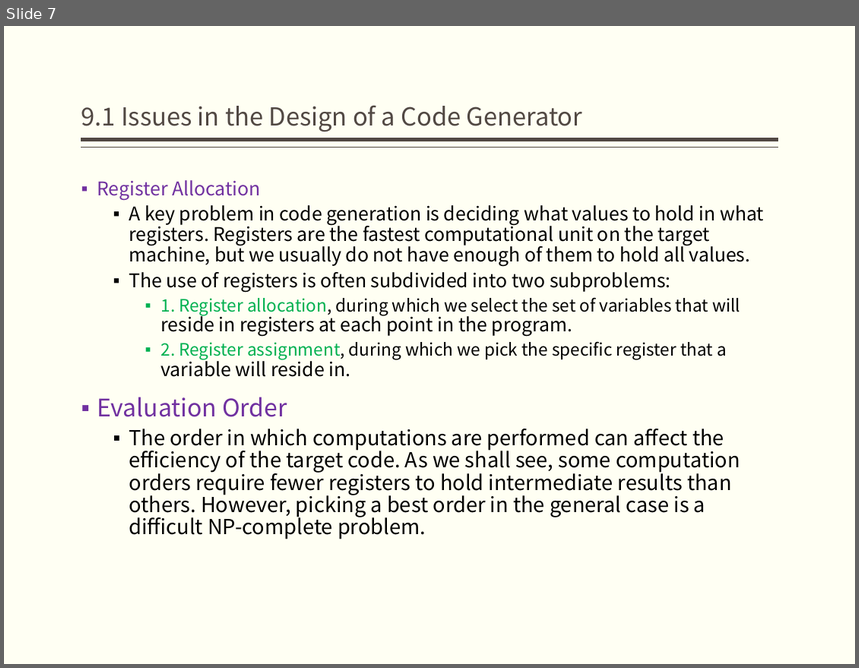
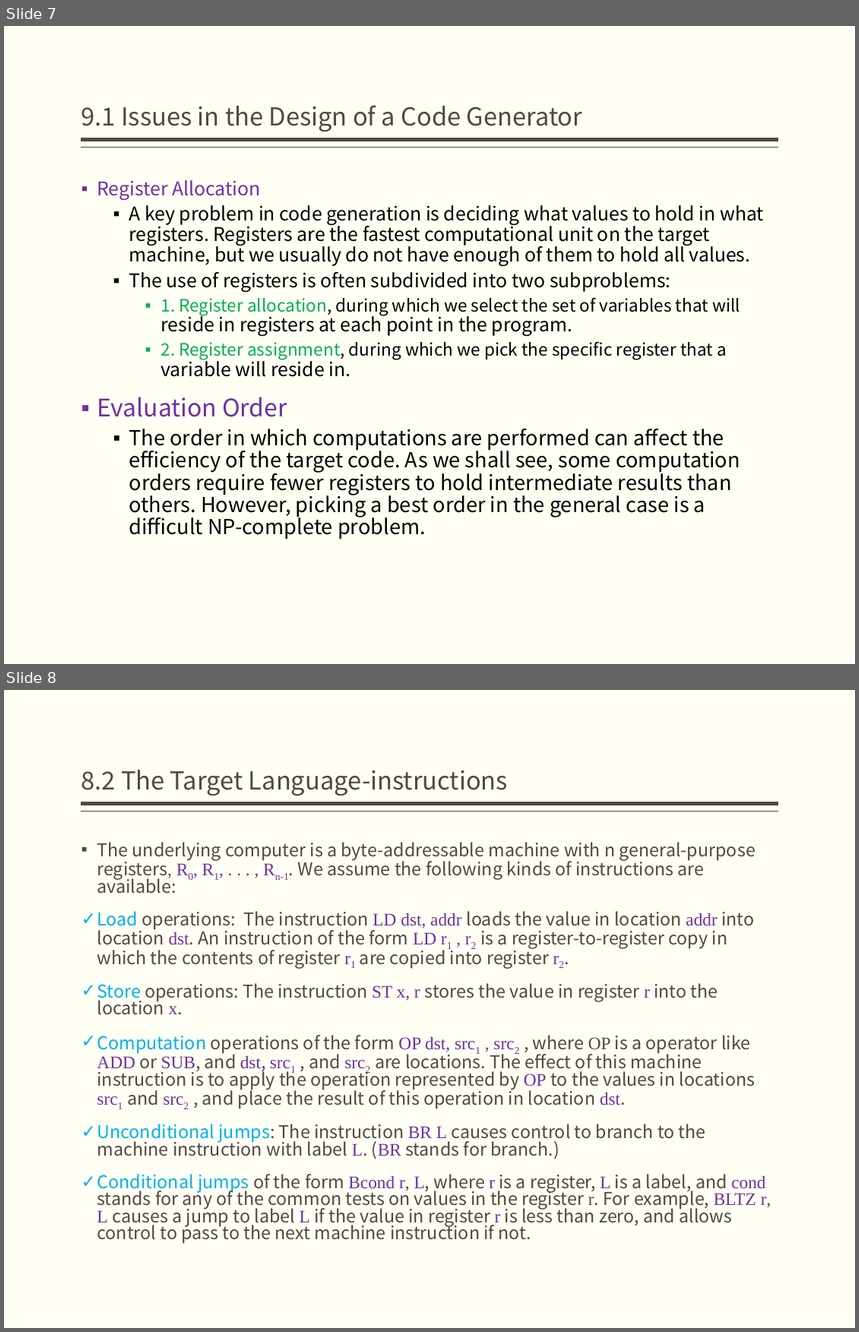
Before and after one commit to jz81/jz81.github.io, a slide deck: course/compiler/lecture/(Spring2020)Lecture9.pptx. Shown one above the other, each under a label of ours: slide 7 before the commit, slides 7 and 8 after it. The pictures are 859x668 and 859x1332 pixels, drawn with LibreOffice and Linux fonts; fonts in the diff are those of the drawing. Boxes give left, top, right and bottom in pixels: in the first picture for what was removed or moved away, otherwise in the second. Text is boxed around its words. In the diff, an @@ line names an element or a change of style, - is before the commit and + after.

Commit message:
add content to chapter 9

```diff
--- a/course/compiler/lecture/(Spring2020)Lecture9.pptx
+++ b/course/compiler/lecture/(Spring2020)Lecture9.pptx
@@ slide 8 added at bbox=[4, 690, 855, 1328], background #FFFFF3; not listed: 2 template elements that a slide beside it also shows @@
@@ title added at bbox=[82, 770, 508, 796], 21 pt, text #514843 @@
+8.2 The Target Language-instructions
@@ text added at bbox=[97, 842, 772, 1244], 15 pt, text #514843 @@
+▪ The underlying computer is a byte-addressable machine with n general-purpose registers, R0, R1, . . . , Rn-1. We assume the following kinds of instructions are available:
+✓ Load operations: The instruction LD dst, addr loads the value in location addr into location dst. An instruction of the form LD r1 , r2 is a register-to-register copy in which the contents of register r1 are copied into register r2.
+✓ Store operations: The instruction ST x, r stores the value in register r into the location x.
+✓ Computation operations of the form OP dst, src1 , src2 , where OP is a operator like ADD or SUB, and dst, src1 , and src2 are locations. The effect of this machine instruction is to apply the operation represented by OP to the values in locations src1 and src2 , and place the result of this operation in location dst.
+✓ Unconditional jumps: The instruction BR L causes control to branch to the machine instruction with label L. (BR stands for branch.)
+✓ Conditional jumps of the form Bcond r, L, where r is a register, L is a label, and cond stands for any of the common tests on values in the register r. For example, BLTZ r, L causes a jump to label L if the value in register r is less than zero, and allows control to pass to the next machine instruction if not.
```
Also in this commit, not shown: 1 slide changed, 7 other slides added.
